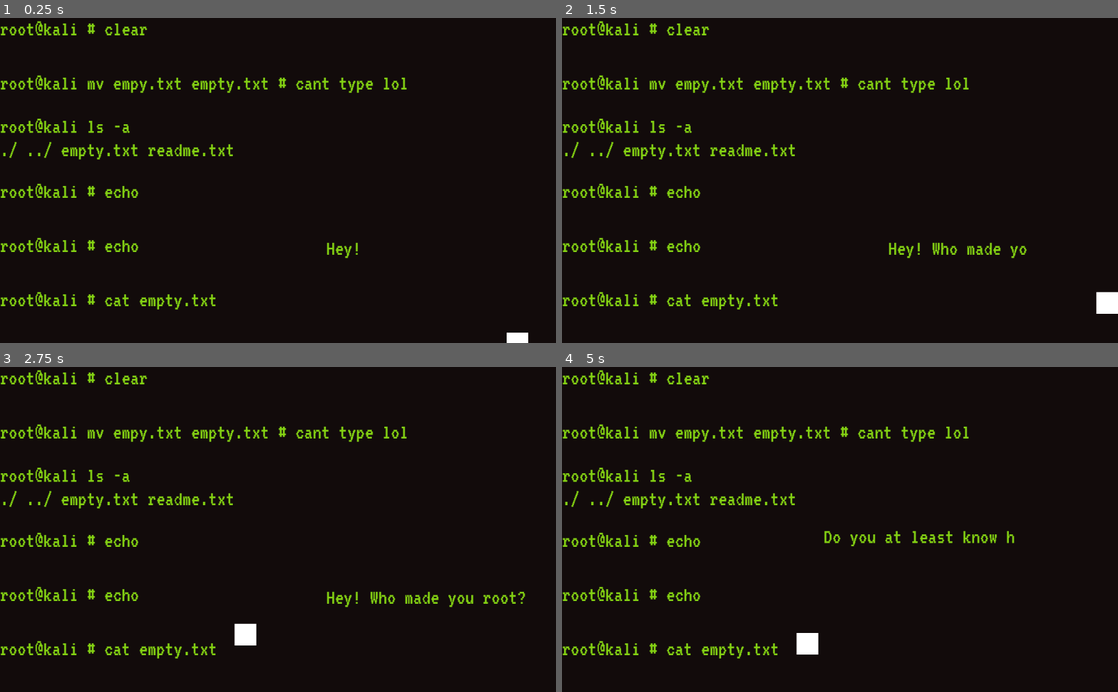
Above: before the commit, frames 1-4 (two rows, left to right).
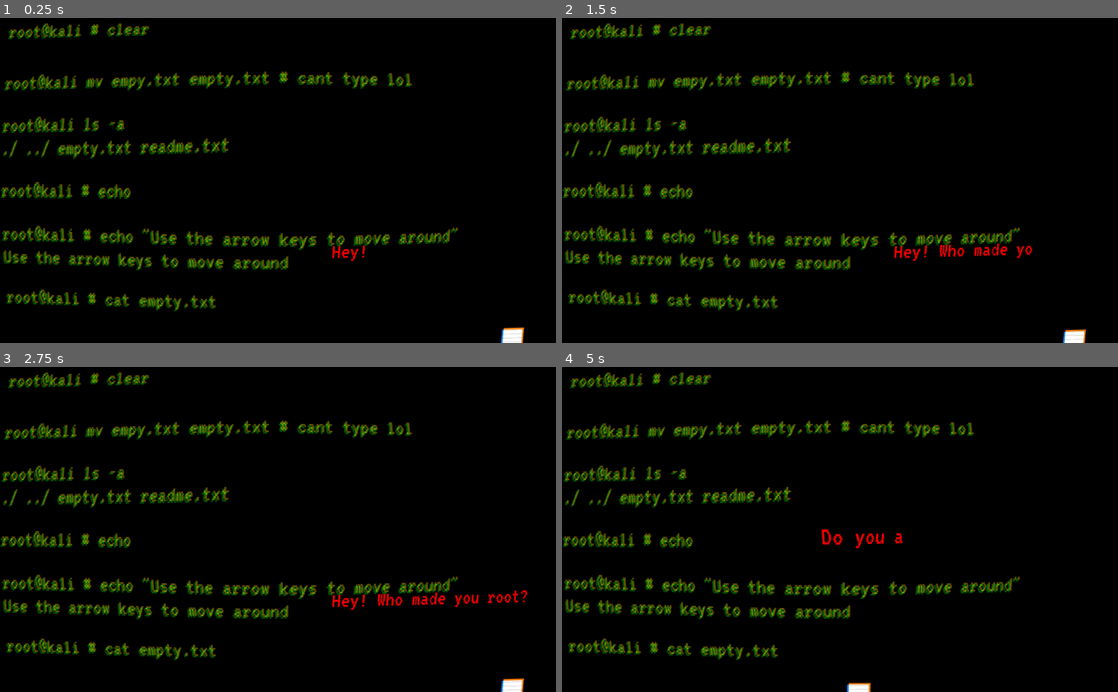
Above: after the commit, the same moments.

Repository: zsaquarian/wowie-3.0-game
Game: Godot game, scene res://levels/Level1.tscn
Same seed, same stepped clock (60 frames per second), same inputs: the game is played once before the commit and once after it.
Inputs:
- Up to frame 1 (0.25 s): no input
- Up to frame 2 (1.5 s): tap Enter at 0.5 s; hold Space (jump) 0.53-1.28 s; hold Right (right) from 0.53 s (still down); tap Space (jump) at 1.35 s
- Up to frame 3 (2.75 s): tap Space (jump) at 1.52, 1.82 s; release Right (right) at 2.03 s; hold Left (left) from 2.03 s (still down); hold Space (jump) from 2.03 s (still down)
- Up to frame 4 (5 s): release Left (left) at 2.78 s; release Space (jump) at 2.78 s; hold Right (right) 2.78-4.28 s; tap Space (jump) at 2.85, 3.02, 3.32, 4.35, 4.52, 4.82 s; hold Space (jump) 3.53-4.28 s; hold Left (left) from 4.28 s (still down)

The runs differ from the first frame. In frame 1, 9.0% of the frame differs, in the area x 0-96%, y 0-100%; in frame 2, 9.7%; in frame 3, 10%, in the area x 0-95%, y 0-100%; in frame 4, 9.7%.

Commit message:
:sparkles: Added second level
Added second level and cleaned up TerminalText

Diff:
--- a/Player.gd
+++ b/Player.gd
@@ -3,16 +3,17 @@
 var velocity = Vector2(0, 0)
 const SPEED = 100
 const JUMP_FORCE = -700
+var can_move = true
 
 func _physics_process(_delta):
-	if Input.is_action_pressed("right"):
+	if Input.is_action_pressed("right") and can_move:
 		velocity.x += SPEED
-	if Input.is_action_pressed("left"):
+	if Input.is_action_pressed("left") and can_move:
 		velocity.x -= SPEED
 
 	velocity.y += 30
 
-	if Input.is_action_pressed("jump") and is_on_floor():
+	if Input.is_action_pressed("jump") and is_on_floor() and can_move:
 		velocity.y = JUMP_FORCE
 
 	velocity = move_and_slide(velocity, Vector2.UP)
--- a/TerminalText.gd
+++ b/TerminalText.gd
@@ -34,7 +34,7 @@
 	label.rect_size.x = size.x
 	label.rect_size.y = size.y
 	if lines > 1:
-		label.rect_position.y = -size.y / 2
+		label.rect_position.y = -size.y / (2 / (lines - 1))
 	# Change collision shape extents to match word size
 	#$CollisionShape2D.get_shape().extents = Vector2(size.x / 2, size.y / 2)
 	# ^^^^ Can't do this, because it affects all words in the scene
--- a/TerminalText.tscn
+++ b/TerminalText.tscn
@@ -16,7 +16,7 @@
 [node name="Label" type="Label" parent="."]
 margin_right = 40.0
 margin_bottom = 40.0
-custom_colors/font_color = Color( 0.521569, 0.827451, 0.0784314, 1 )
+custom_colors/font_color = Color( 0.396078, 0.678431, 0.0196078, 1 )
 valign = 1
 __meta__ = {
 "_edit_use_anchors_": false
--- /dev/null
+++ b/assets/CRTShader.shader
@@ -0,0 +1,65 @@
+shader_type canvas_item;
+
+uniform float screen_width = 1024;
+uniform float screen_height = 600;
+
+// Curvature
+uniform float BarrelPower =1.1;
+// Color bleeding
+uniform float color_bleeding = 1.2;
+uniform float bleeding_range_x = 3;
+uniform float bleeding_range_y = 3;
+// Scanline
+uniform float lines_distance = 4.0;
+uniform float scan_size = 2.0;
+uniform float scanline_alpha = 0.9;
+uniform float lines_velocity = 30.0;
+
+vec2 distort(vec2 p)
+{
+	float angle = p.y / p.x;
+	float theta = atan(p.y,p.x);
+	float radius = pow(length(p), BarrelPower);
+
+	p.x = radius * cos(theta);
+	p.y = radius * sin(theta);
+
+	return 0.5 * (p + vec2(1.0,1.0));
+}
+
+void get_color_bleeding(inout vec4 current_color,inout vec4 color_left){
+	current_color = current_color*vec4(color_bleeding,0.5,1.0-color_bleeding,1);
+	color_left = color_left*vec4(1.0-color_bleeding,0.5,color_bleeding,1);
+}
+
+void get_color_scanline(vec2 uv,inout vec4 c,float time){
+	float line_row = floor((uv.y * screen_height/scan_size) + mod(time*lines_velocity, lines_distance));
+	float n = 1.0 - ceil((mod(line_row,lines_distance)/lines_distance));
+	c = c - n*c*(1.0 - scanline_alpha);
+	c.a = 1.0;
+}
+
+void fragment()
+{
+	vec2 xy = SCREEN_UV * 2.0;
+	xy.x -= 1.0;
+	xy.y -= 1.0;
+
+	float d = length(xy);
+	if(d < 1.5){
+		xy = distort(xy);
+	}
+	else{
+		xy = SCREEN_UV;
+	}
+
+	float pixel_size_x = 1.0/screen_width*bleeding_range_x;
+	float pixel_size_y = 1.0/screen_height*bleeding_range_y;
+	vec4 color_left = texture(SCREEN_TEXTURE,xy - vec2(pixel_size_x, pixel_size_y));
+	vec4 current_color = texture(SCREEN_TEXTURE,xy);
+	get_color_bleeding(current_color,color_left);
+	vec4 c = current_color+color_left;
+	get_color_scanline(xy,c,TIME);
+	COLOR = c;
+
+}
--- a/levels/Level1.gd
+++ b/levels/Level1.gd
@@ -15,18 +15,22 @@
 		$Triggers/Trigger1.disconnect("body_entered", self, "_trigger_1")
 		$AnimationPlayer.play("ShowText1")
 		triggered = true
+		get_node("Main/Player").can_move = false
 
 func _trigger_2(body):
 	if body.name == "Player" and not triggered:
 		$Triggers/Trigger2.disconnect("body_entered", self, "_trigger_2")
 		$AnimationPlayer.play("ShowText2")
 		triggered = true
+		get_node("Main/Player").can_move = false
 
 func _trigger_3(body):
 	if body.name == "Player" and not triggered:
 		$Triggers/Trigger3.disconnect("body_entered", self, "_trigger_3")
 		$AnimationPlayer.play("ShowText3")
 		triggered = true
+		get_node("Main/Player").can_move = false
 
 func _on_animation_finished(_anim_name):
 	triggered = false
+	get_node("Main/Player").can_move = true
--- a/levels/Level1.tscn
+++ b/levels/Level1.tscn
@@ -1,10 +1,11 @@
-[gd_scene load_steps=13 format=2]
+[gd_scene load_steps=15 format=2]
 
 [ext_resource path="res://TerminalText.tscn" type="PackedScene" id=1]
 [ext_resource path="res://Main.tscn" type="PackedScene" id=2]
 [ext_resource path="res://EndLevel.tscn" type="PackedScene" id=3]
 [ext_resource path="res://assets/font/VT323-Regular.ttf" type="DynamicFontData" id=4]
 [ext_resource path="res://levels/Level1.gd" type="Script" id=5]
+[ext_resource path="res://assets/CRTShader.shader" type="Shader" id=6]
 
 [sub_resource type="DynamicFont" id=1]
 size = 40
@@ -65,7 +66,20 @@
 extents = Vector2( 79.4593, 129.934 )
 
 [sub_resource type="RectangleShape2D" id=7]
-extents = Vector2( 123.353, 213.192 )
+extents = Vector2( 243.387, 495.844 )
+
+[sub_resource type="ShaderMaterial" id=8]
+shader = ExtResource( 6 )
+shader_param/screen_width = 1024.0
+shader_param/screen_height = 600.0
+shader_param/BarrelPower = 1.1
+shader_param/color_bleeding = 0.0
+shader_param/bleeding_range_x = 3.0
+shader_param/bleeding_range_y = 3.0
+shader_param/lines_distance = 4.0
+shader_param/scan_size = 2.0
+shader_param/scanline_alpha = 0.9
+shader_param/lines_velocity = 30.0
 
 [node name="Level1" type="Node2D"]
 script = ExtResource( 5 )
@@ -73,38 +87,7 @@
 [node name="Main" parent="." instance=ExtResource( 2 )]
 
 [node name="EndLevel" parent="." instance=ExtResource( 3 )]
-next_world = "res://Main.tscn"
-
-[node name="TerminalText" parent="." instance=ExtResource( 1 )]
-position = Vector2( 0, 500 )
-text = "cat empty.txt"
-prompt = true
-prompt_string = "root@kali #"
-
-[node name="TerminalText2" parent="." instance=ExtResource( 1 )]
-position = Vector2( 0, 400 )
-text = "echo"
-prompt = true
-prompt_string = "root@kali #"
-
-[node name="TerminalText3" parent="." instance=ExtResource( 1 )]
-position = Vector2( 0, 300 )
-text = "echo"
-prompt = true
-prompt_string = "root@kali #"
-
-[node name="TerminalText4" parent="." instance=ExtResource( 1 )]
-position = Vector2( 0, 200 )
-text = "ls -a
-./ ../ empty.txt readme.txt"
-prompt = true
-prompt_string = "root@kali"
-
-[node name="TerminalText5" parent="." instance=ExtResource( 1 )]
-position = Vector2( 0, 100 )
-text = "mv empy.txt empty.txt # cant type lol"
-prompt = true
-prompt_string = "root@kali"
+next_world = "res://levels/Level2.tscn"
 
 [node name="Label" type="Label" parent="."]
 margin_left = 600.606
@@ -112,7 +95,7 @@
 margin_right = 968.606
 margin_bottom = 444.724
 custom_fonts/font = SubResource( 1 )
-custom_colors/font_color = Color( 0.521569, 0.827451, 0.0784314, 1 )
+custom_colors/font_color = Color( 1, 0, 0, 1 )
 text = "Hey! Who made you root?"
 __meta__ = {
 "_edit_use_anchors_": false
@@ -124,7 +107,7 @@
 margin_right = 1009.81
 margin_bottom = 333.37
 custom_fonts/font = SubResource( 1 )
-custom_colors/font_color = Color( 0.521569, 0.827451, 0.0784314, 1 )
+custom_colors/font_color = Color( 1, 0, 0, 1 )
 text = "Do you at least know how to exit?"
 __meta__ = {
 "_edit_use_anchors_": false
@@ -136,8 +119,8 @@
 margin_right = 1045.32
 margin_bottom = 272.566
 custom_fonts/font = SubResource( 1 )
-custom_colors/font_color = Color( 0.521569, 0.827451, 0.0784314, 1 )
-text = "No? Fine, I'll help you out. Jump on the command history and reach the clear command."
+custom_colors/font_color = Color( 1, 0, 0, 1 )
+text = "No? Fine, I'll help you out. Jump on my command history and reach the clear command."
 autowrap = true
 __meta__ = {
 "_edit_use_anchors_": false
@@ -159,12 +142,54 @@
 [node name="Trigger2" type="Area2D" parent="Triggers"]
 
 [node name="CollisionShape2D" type="CollisionShape2D" parent="Triggers/Trigger2"]
-position = Vector2( 603.261, 535.452 )
+position = Vector2( 566.491, 546.766 )
 shape = SubResource( 5 )
 
 [node name="Trigger3" type="Area2D" parent="Triggers"]
 
 [node name="CollisionShape2D" type="CollisionShape2D" parent="Triggers/Trigger3"]
-position = Vector2( 310.462, 544.711 )
+position = Vector2( 171.869, 488.143 )
 shape = SubResource( 7 )
+
+[node name="TerminalTexts" type="Node2D" parent="."]
+
+[node name="TerminalText" parent="TerminalTexts" instance=ExtResource( 1 )]
+position = Vector2( 0, 500 )
+text = "cat empty.txt"
+prompt = true
+prompt_string = "root@kali #"
+
+[node name="TerminalText2" parent="TerminalTexts" instance=ExtResource( 1 )]
+position = Vector2( 0, 400 )
+text = "echo \"Use the arrow keys to move around\"
+Use the arrow keys to move around"
+prompt = true
+prompt_string = "root@kali #"
+
+[node name="TerminalText3" parent="TerminalTexts" instance=ExtResource( 1 )]
+position = Vector2( 0, 300 )
+text = "echo"
+prompt = true
+prompt_string = "root@kali #"
+
+[node name="TerminalText4" parent="TerminalTexts" instance=ExtResource( 1 )]
+position = Vector2( 0, 200 )
+text = "ls -a
+./ ../ empty.txt readme.txt"
+prompt = true
+prompt_string = "root@kali"
+
+[node name="TerminalText5" parent="TerminalTexts" instance=ExtResource( 1 )]
+position = Vector2( 0, 100 )
+text = "mv empy.txt empty.txt # cant type lol"
+prompt = true
+prompt_string = "root@kali"
+
+[node name="ColorRect" type="ColorRect" parent="."]
+material = SubResource( 8 )
+margin_right = 1035.0
+margin_bottom = 631.0
+__meta__ = {
+"_edit_use_anchors_": false
+}
 [connection signal="animation_finished" from="AnimationPlayer" to="." method="_on_animation_finished"]
--- /dev/null
+++ b/levels/Level2.tscn
@@ -0,0 +1,67 @@
+[gd_scene load_steps=6 format=2]
+
+[ext_resource path="res://Main.tscn" type="PackedScene" id=1]
+[ext_resource path="res://EndLevel.tscn" type="PackedScene" id=2]
+[ext_resource path="res://TerminalText.tscn" type="PackedScene" id=3]
+[ext_resource path="res://assets/CRTShader.shader" type="Shader" id=4]
+
+[sub_resource type="ShaderMaterial" id=1]
+shader = ExtResource( 4 )
+shader_param/screen_width = 1024.0
+shader_param/screen_height = 600.0
+shader_param/BarrelPower = 1.1
+shader_param/color_bleeding = 0.0
+shader_param/bleeding_range_x = 3.0
+shader_param/bleeding_range_y = 3.0
+shader_param/lines_distance = 4.0
+shader_param/scan_size = 2.0
+shader_param/scanline_alpha = 0.9
+shader_param/lines_velocity = 30.0
+
+[node name="Level2" type="Node2D"]
+
+[node name="Main" parent="." instance=ExtResource( 1 )]
+
+[node name="EndLevel" parent="." instance=ExtResource( 2 )]
+
+[node name="TerminalTexts" type="Node2D" parent="."]
+
+[node name="TerminalText" parent="TerminalTexts" instance=ExtResource( 3 )]
+position = Vector2( 0, 500 )
+text = "touch empy.txt"
+prompt = true
+prompt_string = "root@kali #"
+
+[node name="TerminalText2" parent="TerminalTexts" instance=ExtResource( 3 )]
+position = Vector2( 0, 400 )
+text = "echo"
+prompt = true
+prompt_string = "root@kali #"
+
+[node name="TerminalText3" parent="TerminalTexts" instance=ExtResource( 3 )]
+position = Vector2( 0, 300 )
+text = "Write an essay on something you like
+I like potatoes. (Make it longer, 0/10)"
+
+[node name="TerminalText4" parent="TerminalTexts" instance=ExtResource( 3 )]
+position = Vector2( 0, 200 )
+text = "cat homework.txt
+Homework
+Date: 27.2.21"
+prompt = true
+prompt_string = "root@kali #"
+
+[node name="TerminalText5" parent="TerminalTexts" instance=ExtResource( 3 )]
+position = Vector2( 0, 80 )
+text = "echo \"(0/10) Make it longer\" >> homework.txt # the
+teacher said it wasn't good enough :("
+prompt = true
+prompt_string = "root@kali #"
+
+[node name="ColorRect" type="ColorRect" parent="."]
+material = SubResource( 1 )
+margin_right = 1033.0
+margin_bottom = 635.0
+__meta__ = {
+"_edit_use_anchors_": false
+}
--- a/project.godot
+++ b/project.godot
@@ -44,5 +44,5 @@
 
 [rendering]
 
-environment/default_clear_color=Color( 0.0745098, 0.0470588, 0.0470588, 1 )
+environment/default_clear_color=Color( 0, 0, 0, 1 )
 environment/default_environment="res://default_env.tres"
Not shown, changed: README.md
